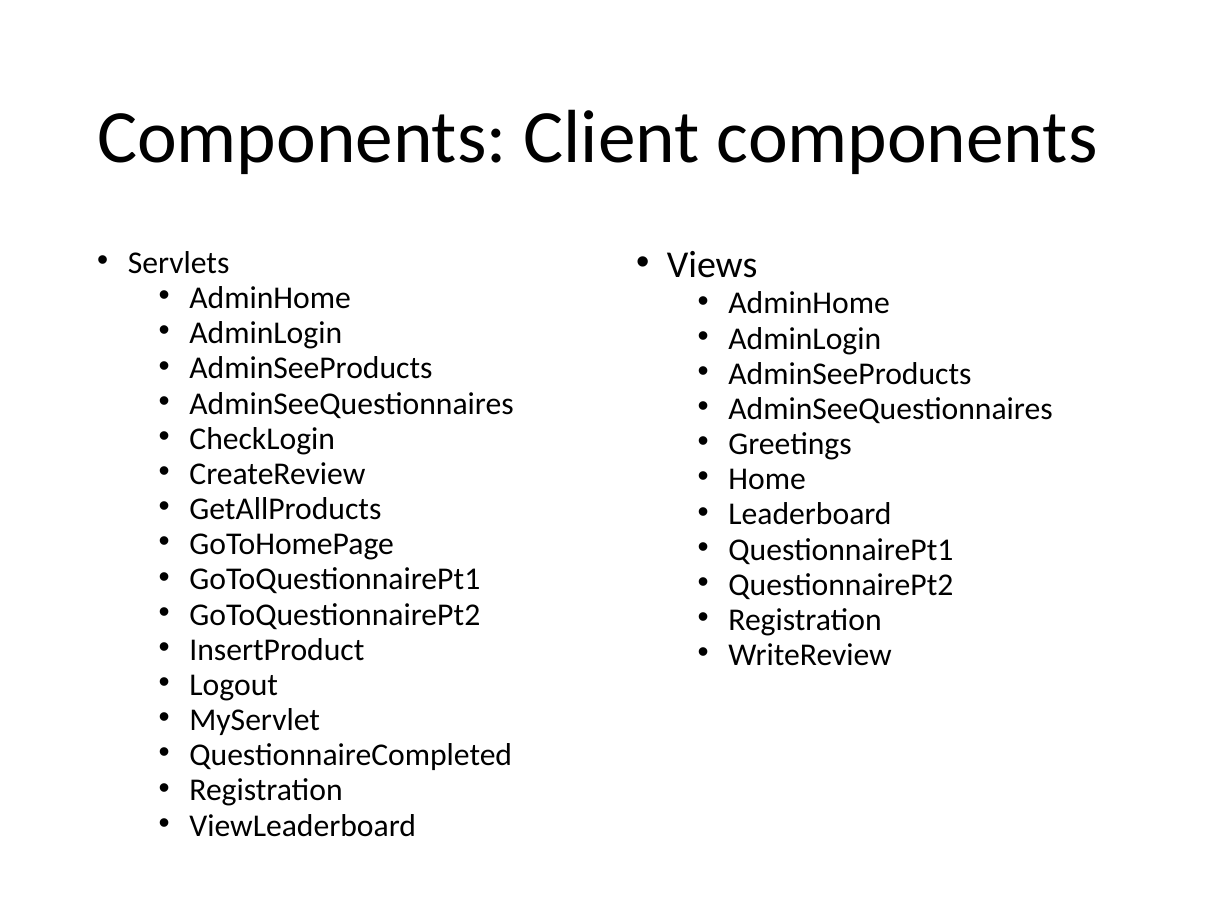
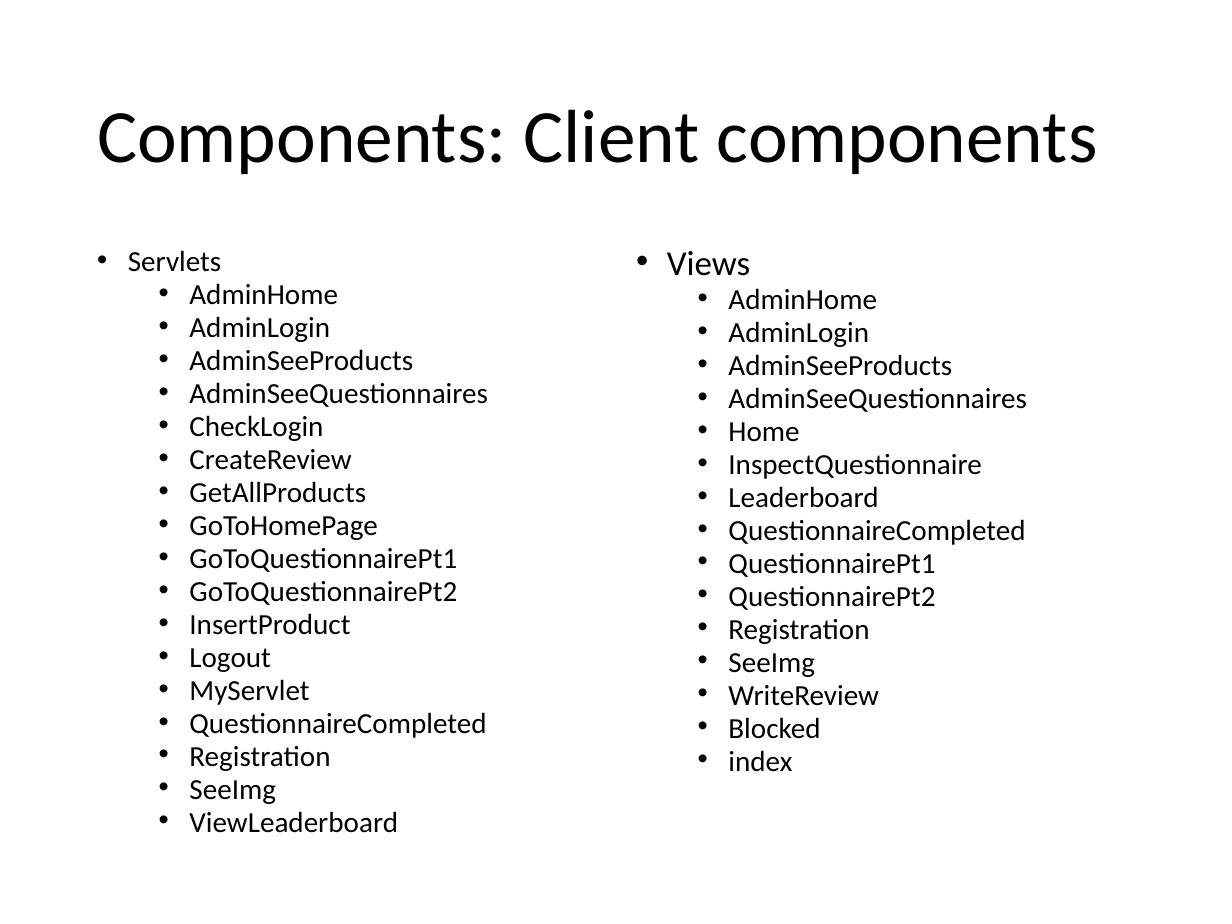
Before and after one commit to catonzio/DB2project, a slide deck: slide 20 of DB2project.pptx. Drawn at 1232x924 pixels with LibreOffice and Linux fonts; fonts in the diff are those of the drawing. Boxes give left, top, right and bottom in pixels: in the first picture for what was removed or moved away, otherwise in the second. Text is boxed around its words. In the diff, an @@ line names an element or a change of style, - is before the commit and + after.

```diff
--- a/DB2project.pptx
+++ b/DB2project.pptx
@@ text at <box>128,250,488,833</box>: size 18.5 to 17 pt @@
@@ text at <box>667,251,1027,706</box>: size 22.2 to 20.4 pt in "Views"; size 18.5 to 17 pt in "AdminHome", "AdminLogin", "AdminSeeProducts", "AdminSeeQuestionnaires" and 6 more places @@
@@ text at <box>728,432,851,460</box>: paragraph removed @@
-  • Greetings
@@ text at <box>728,454,981,479</box>: paragraph added @@
+  • InspectQuestionnaire
@@ text at <box>728,519,1025,545</box>: paragraph added @@
+  • QuestionnaireCompleted
@@ text at <box>728,653,815,677</box>: paragraph added @@
+  • SeeImg
@@ text at <box>728,717,820,772</box>: paragraphs added @@
+  • Blocked
+  • index
@@ text at <box>189,780,276,804</box>: paragraph added @@
+  • SeeImg
```
Also in this commit, not shown: 6 other slides changed, 3 other files.
